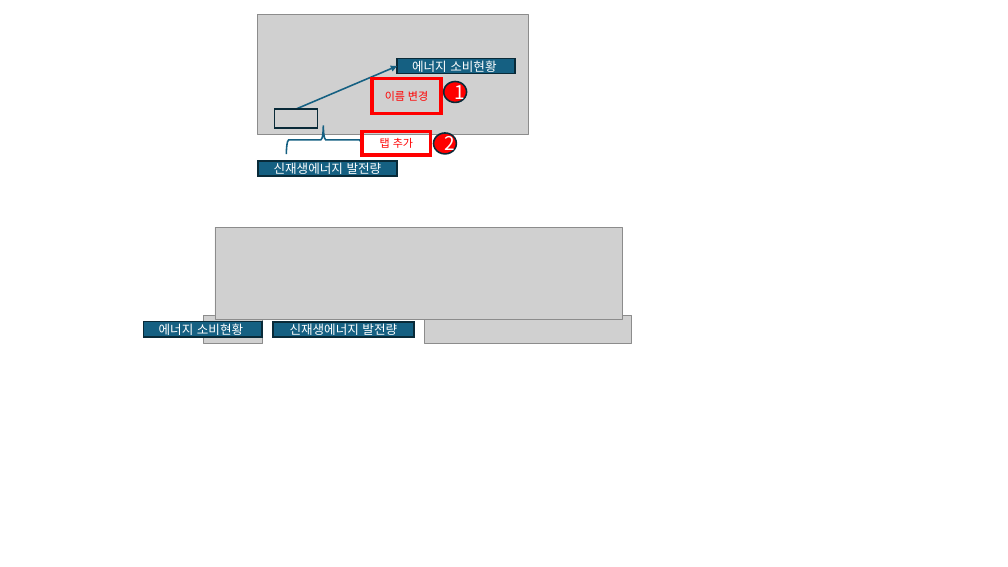
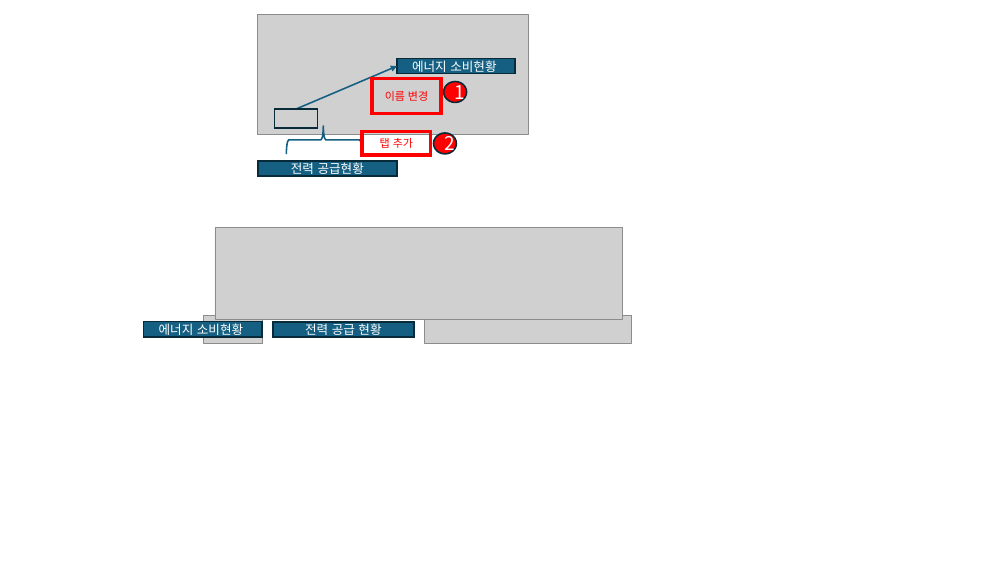
Before and after one commit to meandthey/platForm, a slide deck: slide 1 of 화면구성/to최원석부장님/5. 1월18일 에너지/에너지 화면구성.pptx. Drawn at 1008x567 pixels with LibreOffice and Linux fonts; fonts in the diff are those of the drawing; grey boxes stand for pictures. Boxes give left, top, right and bottom in pixels: in the first picture for what was removed or moved away, otherwise in the second. Text is boxed around its words. In the diff, an @@ line names an element or a change of style, - is before the commit and + after.

```diff
--- a/화면구성/to최원석부장님/5. 1월18일 에너지/에너지 화면구성.pptx
+++ b/화면구성/to최원석부장님/5. 1월18일 에너지/에너지 화면구성.pptx
@@ text in rectangle at (x1=291, y1=160, x2=364, y2=177): text changed @@
-신재생에너지 발전량
+전력 공급현황
@@ text in rectangle at (x1=305, y1=321, x2=381, y2=338): text changed @@
-신재생에너지 발전량
+전력 공급 현황
```
Also in this commit, not shown: 1 other slide changed, 2 slides added, 1 other file.
